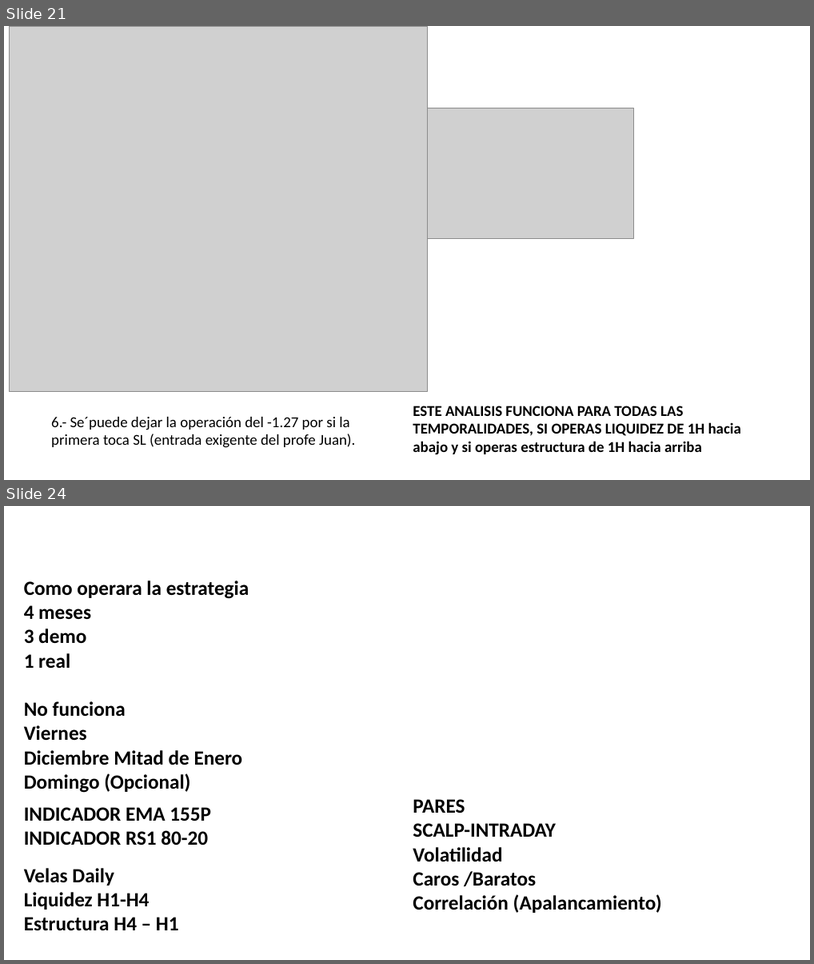
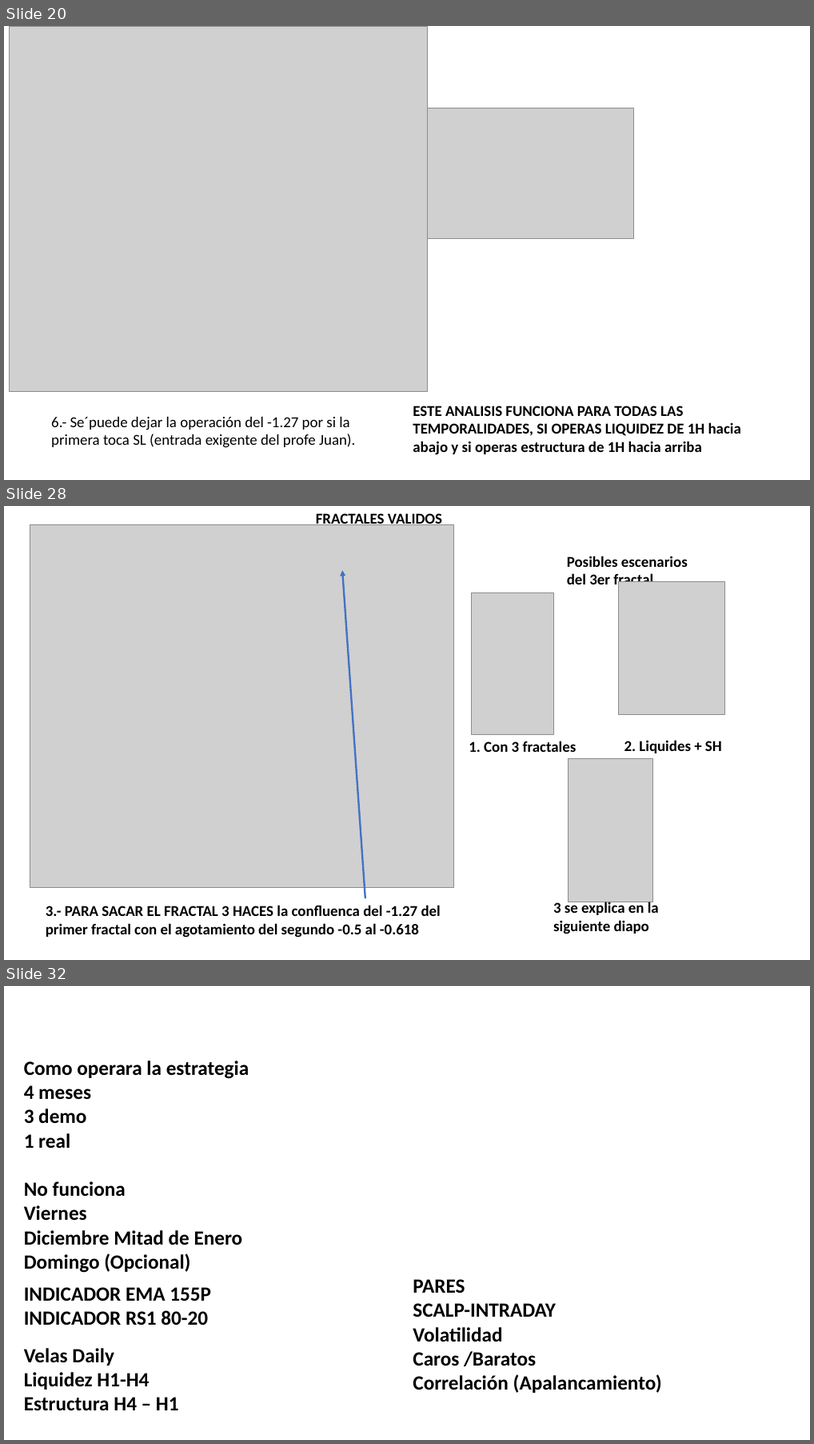
Before and after one commit to Edd1eware/Yields_Academy, a slide deck: Manual_YIELDS_ACADEMY.pptx. Shown one above the other, each under a label of ours: slides 21 and 24 before the commit, slides 20, 28 and 32 after it; the slides between them are not shown. The pictures are 814x964 and 814x1444 pixels, drawn with LibreOffice and Linux fonts; fonts in the diff are those of the drawing; grey boxes stand for pictures. Boxes give left, top, right and bottom in pixels: in the first picture for what was removed or moved away, otherwise in the second. Text is boxed around its words. In the diff, an @@ line names an element or a change of style, - is before the commit and + after.

Commit message:
fractales validos

```diff
--- a/Manual_YIELDS_ACADEMY.pptx
+++ b/Manual_YIELDS_ACADEMY.pptx
@@ slide 28 added at (x1=4, y1=506, x2=810, y2=960), background #FFFFFF @@
@@ picture added at (x1=30, y1=524, x2=454, y2=887) @@
@@ text added at (x1=316, y1=512, x2=442, y2=525), 18 pt, text #000000, bold @@
+FRACTALES VALIDOS
@@ arrow added from (366, 898) to (342, 570), #4472C4 2.25 pt @@
@@ text added at (x1=567, y1=556, x2=688, y2=589), 18 pt, text #000000, bold @@
+Posibles escenarios del 3er fractal
@@ picture added at (x1=472, y1=592, x2=554, y2=734) @@
@@ picture added at (x1=618, y1=582, x2=725, y2=714) @@
@@ text added at (x1=469, y1=740, x2=577, y2=752), 18 pt, text #000000, bold @@
+1. Con 3 fractales
@@ text added at (x1=625, y1=740, x2=722, y2=753), 18 pt, text #000000, bold @@
+2. Liquides + SH
@@ picture added at (x1=569, y1=759, x2=653, y2=902) @@
@@ text added at (x1=46, y1=904, x2=441, y2=937), 18 pt, text #000000, bold @@
+3.- PARA SACAR EL FRACTAL 3 HACES la confluenca del -1.27 del primer fractal con el agotamiento del segundo -0.5 al -0.618
@@ text added at (x1=554, y1=900, x2=659, y2=934), 18 pt, text #000000, bold @@
+3 se explica en la siguiente diapo
@@ what was slide 21 is now slide 20 @@
@@ what was slide 24 is now slide 32 @@
```
Also in this commit, not shown: 2 slides changed, 9 other slides added, 2 slides removed.
